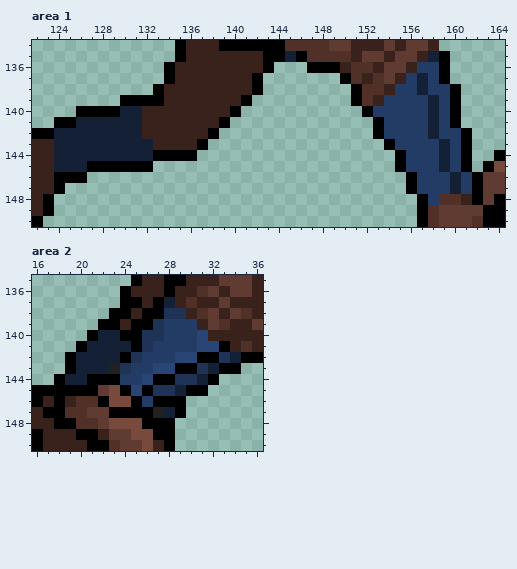
Edited in one commit: pixel-art file (art/sprites/swatbotwhite.aseprite). Above, as it was before the edit.
560x790 pixels, 1 frame. Colours within 5 levels of each other are drawn and written as one. Shown: area 1: x 122..164, y 134..150; area 2: x 16..36, y 135..150. The commit also changed other parts of the picture, which this record leaves out.
Now the later version:
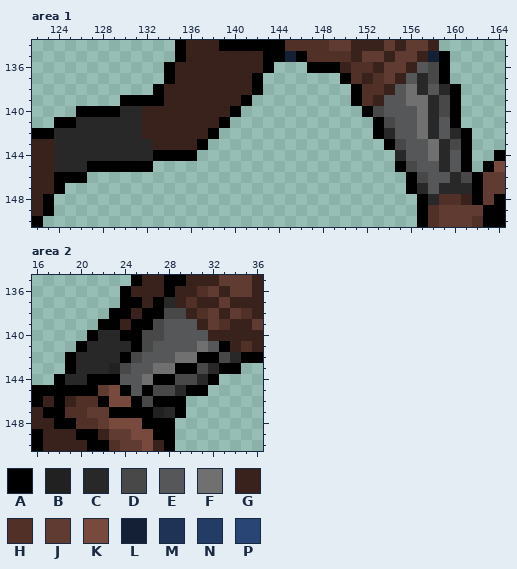
Palette (. is transparent): A #000000  B #212121  C #282828  D #484848  E #565758  F #707070  G #38221b  H #503027  J #603b31  K #784a3d  L #132036  M #1e3356  N #233c66  P #284576
What changed:
Area 1:
The edit turns colour A into colour C in row 144 at x 155.
The edit turns colour L into colour C in rows 137 to 138 at x 157; in row 139 at x 158; in row 140 at x 130 to 131 and 158; in row 141 at x 126 to 131 and 158; in row 142 at x 124 to 131 and 158; in rows 143 to 144 at x 124 to 132 and 159.
The edit turns colour L into colour C in row 145 at x 124 to 126 and 159; in rows 146 to 147 at x 160.
The edit turns colour N into colour C in row 138 at x 159; in row 142 at x 154 and 160; in row 147 at x 157, 159 and 161; in row 148 at x 158.
The edit turns colour N into colour D in rows 136 to 137 at x 158; in row 139 at x 159; in row 140 at x 153 and 159; in row 141 at x 154; in row 143 at x 155 and 160; in row 145 at x 156.
The edit turns colour N into colour D in row 146 at x 157 and 161.
The edit turns colour N into colour E in row 136 at x 157; in row 137 at x 156; in row 138 at x 155 and 158; in row 139 at x 154 to 155; in row 140 at x 154 to 156; in rows 141 to 142 at x 155 to 156 and 159.
The edit turns colour N into colour E in row 143 at x 156 to 157; in row 144 at x 156 to 157 and 160; in row 145 at x 157 to 158 and 160; in row 146 at x 158 to 159; in row 147 at x 158.
The edit turns colour N into colour F in row 138 at x 156; in row 139 at x 156 to 157; in rows 140 to 142 at x 157; in rows 143 to 144 at x 158.
Area 2:
The edit turns colour L into colour C in row 137 at x 28; in row 140 at x 22 to 23; in row 141 at x 21 to 24; in row 142 at x 20 to 23 and 34; in row 143 at x 20 to 22 and 32; in row 144 at x 19 to 20 and 31.
The edit turns colour L into colour C in row 145 at x 29; in row 147 at x 28.
The edit turns colour M into colour D in row 138 at x 28 to 29; in row 139 at x 27; in row 140 at x 26 to 27; in row 141 at x 26; in row 142 at x 25 and 33; in row 143 at x 24 and 31.
The edit turns colour M into colour D in row 144 at x 29 to 30; in row 145 at x 27 to 28.
The edit turns colour N into colour D in row 146 at x 26.
The edit turns colour N into colour E in rows 139 to 140 at x 28 to 30; in row 141 at x 27 to 30; in row 142 at x 26 to 28; in row 143 at x 25 to 26; in row 144 at x 24 to 25.
The edit turns colour P into colour E in row 140 at x 31; in row 141 at x 32; in row 145 at x 25.
The edit turns colour P into colour F in row 141 at x 31; in row 142 at x 29 to 30; in row 143 at x 27 to 28; in row 144 at x 26.
Boxes around the changes in both pictures, in picture pixels (x1, y1, x2, y2):
changed: (373, 62, 472, 205)
changed: (54, 106, 153, 172)
changed: (65, 297, 241, 418)
